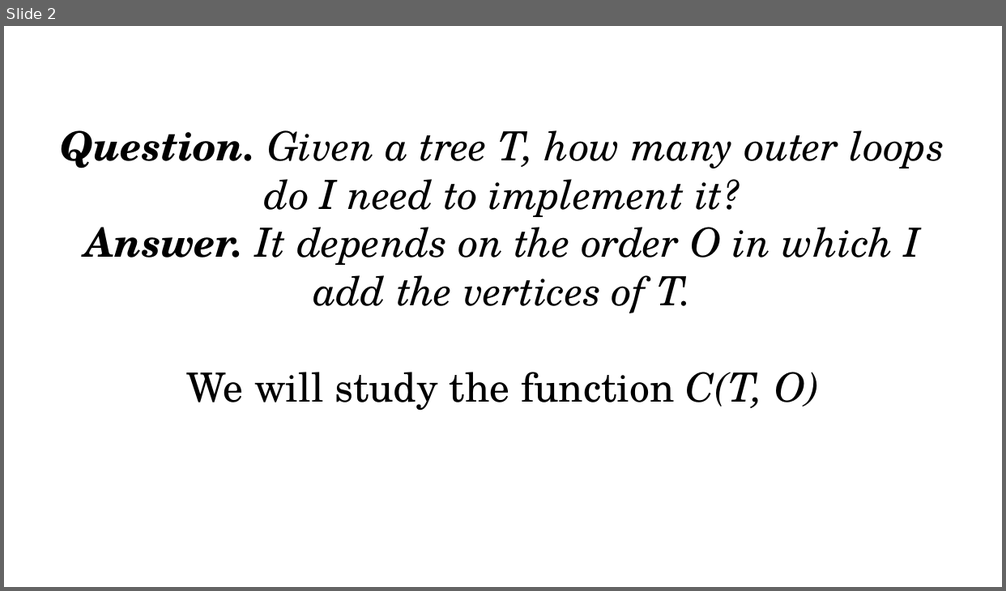
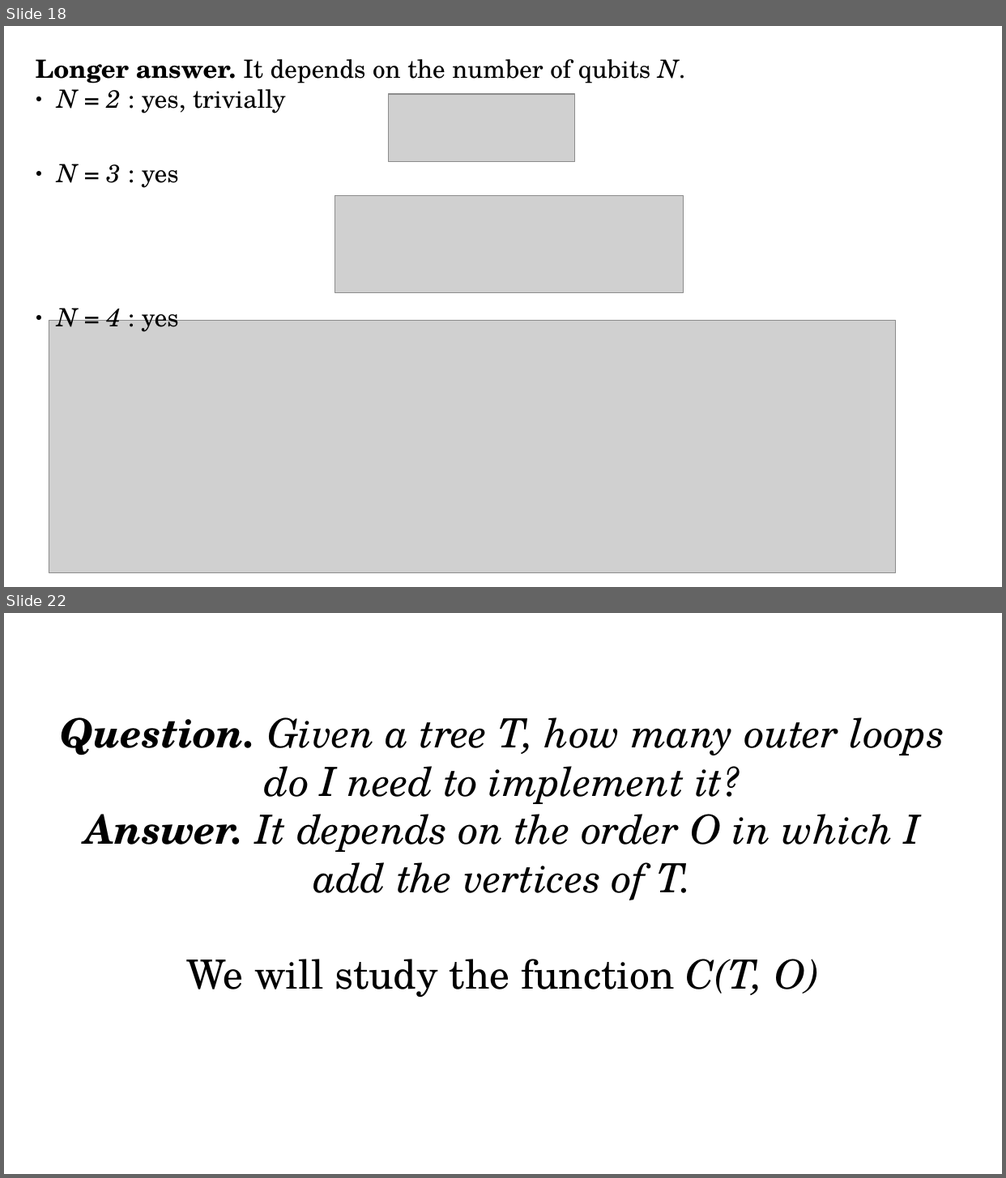
Before and after one commit to thenerdmix/vdsp, a slide deck: presentation/Untitled 1.odp. Shown one above the other, each under a label of ours: slide 2 before the commit, slides 18 and 22 after it; the slides between them are not shown. The pictures are 1006x591 and 1006x1178 pixels, drawn with LibreOffice and Linux fonts; fonts in the diff are those of the drawing; grey boxes stand for pictures. Boxes give left, top, right and bottom in pixels: in the first picture for what was removed or moved away, otherwise in the second. Text is boxed around its words. In the diff, an @@ line names an element or a change of style, - is before the commit and + after.

```diff
--- a/presentation/Untitled 1.odp
+++ b/presentation/Untitled 1.odp
@@ slide 18 added at box(4, 26, 1002, 587), background #FFFFFF @@
@@ text added at box(36, 59, 685, 113), 20 pt, text #000000 @@
+Longer answer. It depends on the number of qubits N.
+● N = 2 : yes, trivially
@@ picture added at box(389, 94, 575, 162) @@
@@ text added at box(57, 164, 179, 188), 20 pt, text #000000 @@
+● N = 3 : yes
@@ picture added at box(335, 196, 683, 293) @@
@@ text added at box(57, 302, 179, 332), 20 pt, text #000000 @@
+● N = 4 : yes
@@ picture added at box(49, 320, 896, 573) @@
@@ what was slide 2 is now slide 22 @@
```
Also in this commit, not shown: 3 slides changed, 22 other slides added, 1 slide removed, 9 other files.
